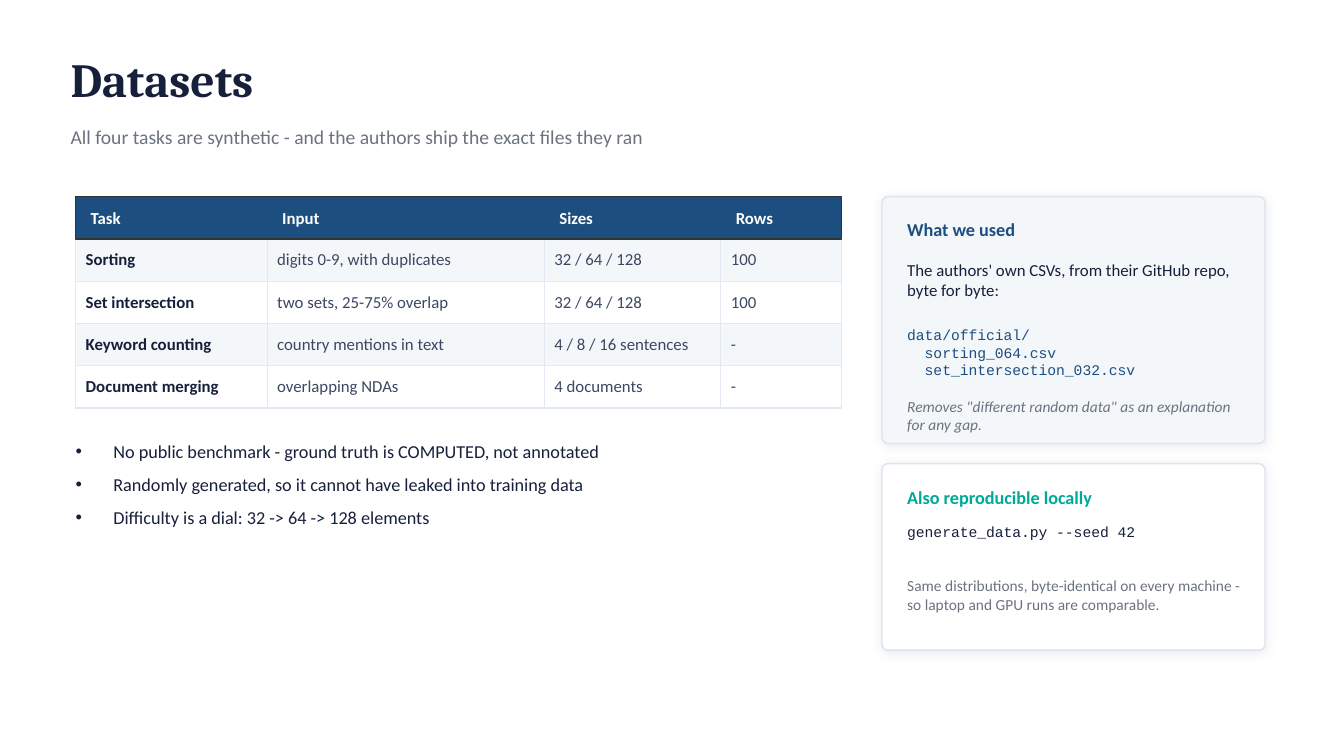
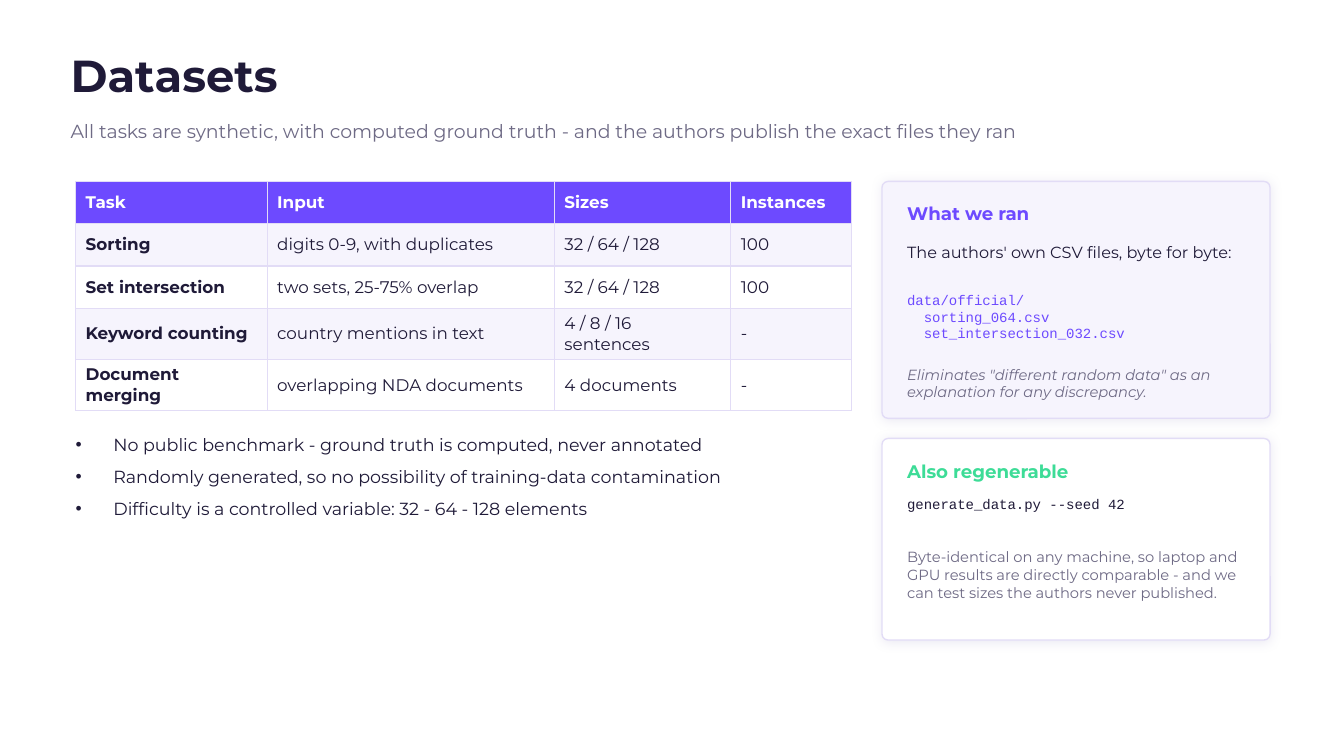
Before and after one commit to TREX4096/Graph_of_Thought, a slide deck: slide 7 of docs/Graph_of_Thoughts_BTP.pptx (slide 6 before the commit). Drawn at 1344x756 pixels with LibreOffice and Linux fonts; fonts in the diff are those of the drawing. Boxes give left, top, right and bottom in pixels: in the first picture for what was removed or moved away, otherwise in the second. Text is boxed around its words. In the diff, an @@ line names an element or a change of style, - is before the commit and + after.

```diff
--- a/docs/Graph_of_Thoughts_BTP.pptx
+++ b/docs/Graph_of_Thoughts_BTP.pptx
@@ text "Datasets" at box(71, 60, 278, 93): size 34 to 32 pt, font Cambria to Montserrat, text colour #16203B to #1F1A38 @@
@@ text at box(71, 124, 1016, 142): text changed; size 14 to 13.5 pt; font Calibri to Montserrat; text colour #6B7280 to #6E6A85 @@
-All four tasks are synthetic - and the authors ship the exact files they ran
+All tasks are synthetic, with computed ground truth - and the authors publish the exact files they ran
@@ table at box(76, 181, 852, 409) @@
-row 1, column 4: Rows
+row 1, column 4: Instances
-row 5, column 2: overlapping NDAs
+row 5, column 2: overlapping NDA documents
@@ fill #FFFFFF to #6D4AFF in row 1 @@
@@ fill #F4F7FA to #F6F4FD in 8 cells @@
@@ font Calibri to Montserrat in "Task", "Input", "Sizes", "Sorting" and 14 more places @@
@@ text colour #16203B to #1F1A38 in "Sorting", "Set intersection", "Keyword counting", "Document merging" @@
@@ text colour #3C4761 to #1F1A38 in "digits 0-9, with duplicates", "32 / 64 / 128", "100", "two sets, 25-75% overlap" and 7 more places @@
@@ borders changed @@
@@ table: place and size @@
-table at box(76, 197, 842, 399)
+table at box(76, 181, 852, 409)
@@ rectangle removed at box(76, 197, 842, 239) @@
@@ rounded rectangle: place and size @@
-rounded rectangle at box(882, 197, 1265, 444)
+rounded rectangle at box(882, 181, 1270, 418)
@@ rounded rectangle at box(882, 181, 1270, 418): fill #F4F7FA to #F6F4FD; outline #DDE4EE 1 pt to #E2DCF6 1 pt; shadow changed; proportions changed @@
@@ text at box(907, 206, 1029, 220): text changed; font Calibri to Montserrat; text colour #1C4E80 to #6D4AFF @@
-What we used
+What we ran
@@ text removed at box(86, 212, 116, 224) @@
-Task
@@ text removed at box(277, 213, 314, 227) @@
-Input
@@ text removed at box(554, 212, 588, 224) @@
-Sizes
@@ text removed at box(731, 213, 768, 224) @@
-Rows
@@ text at box(907, 246, 1232, 261): text changed; size 12 to 11.5 pt; font Calibri to Montserrat; text colour #16203B to #1F1A38 @@
-The authors' own CSVs, from their GitHub repo, byte for byte:
+The authors' own CSV files, byte for byte:
@@ text "data/official/": place and size @@
-text "data/official/" at box(907, 329, 1135, 377)
+text "data/official/" at box(907, 295, 1125, 340)
@@ text "data/official/" at box(907, 295, 1125, 340): size 10.5 to 10 pt, text colour #1C4E80 to #6D4AFF @@
@@ text at box(907, 369, 1211, 400): text changed; size 11 to 10.5 pt; font Calibri to Montserrat; text colour #6B7280 to #6E6A85 @@
-Removes "different random data" as an explanation for any gap.
+Eliminates "different random data" as an explanation for any discrepancy.
@@ text at box(113, 438, 721, 519): text changed; size 13 to 12.5 pt; font Calibri to Montserrat; text colour #16203B to #1F1A38 @@
-• No public benchmark - ground truth is COMPUTED, not annotated
-• Randomly generated, so it cannot have leaked into training data
-• Difficulty is a dial: 32 -> 64 -> 128 elements
+• No public benchmark - ground truth is computed, never annotated
+• Randomly generated, so no possibility of training-data contamination
+• Difficulty is a controlled variable: 32 - 64 - 128 elements
@@ rounded rectangle: place and size @@
-rounded rectangle at box(882, 464, 1265, 650)
+rounded rectangle at box(882, 439, 1270, 640)
@@ rounded rectangle at box(882, 439, 1270, 640): outline #DDE4EE 1 pt to #E2DCF6 1 pt; shadow changed; proportions changed @@
@@ text at box(907, 464, 1068, 482): text changed; font Calibri to Montserrat; text colour #00A896 to #3DDC97 @@
-Also reproducible locally
+Also regenerable
@@ text "generate_data.py --seed 42": place and size @@
-text "generate_data.py --seed 42" at box(907, 526, 1136, 540)
+text "generate_data.py --seed 42" at box(907, 499, 1125, 512)
@@ text "generate_data.py --seed 42" at box(907, 499, 1125, 512): size 10.5 to 10 pt, text colour #16203B to #1F1A38 @@
@@ text at box(907, 551, 1237, 601): text changed; size 11 to 10.5 pt; font Calibri to Montserrat; text colour #6B7280 to #6E6A85 @@
-Same distributions, byte-identical on every machine - so laptop and GPU runs are comparable.
+Byte-identical on any machine, so laptop and GPU results are directly comparable - and we can test sizes the authors never published.
```
Also in this commit, not shown: 7 other slides changed, 6 slides added, 2 slides removed, 1 other file.
